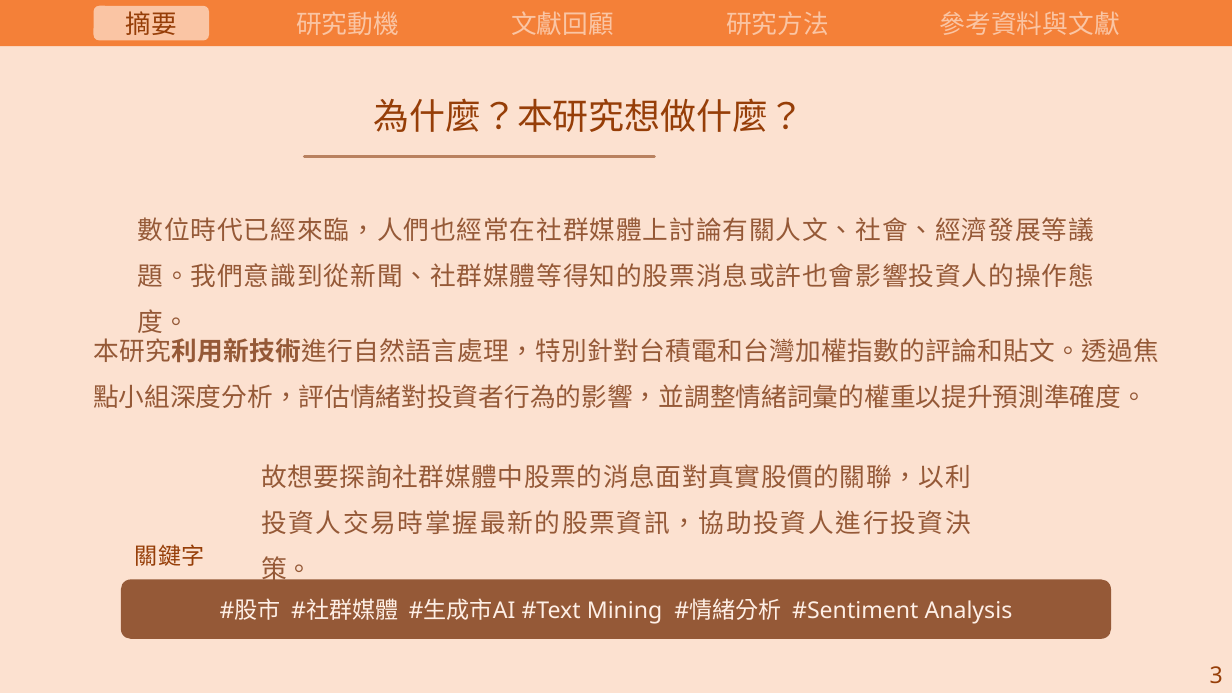
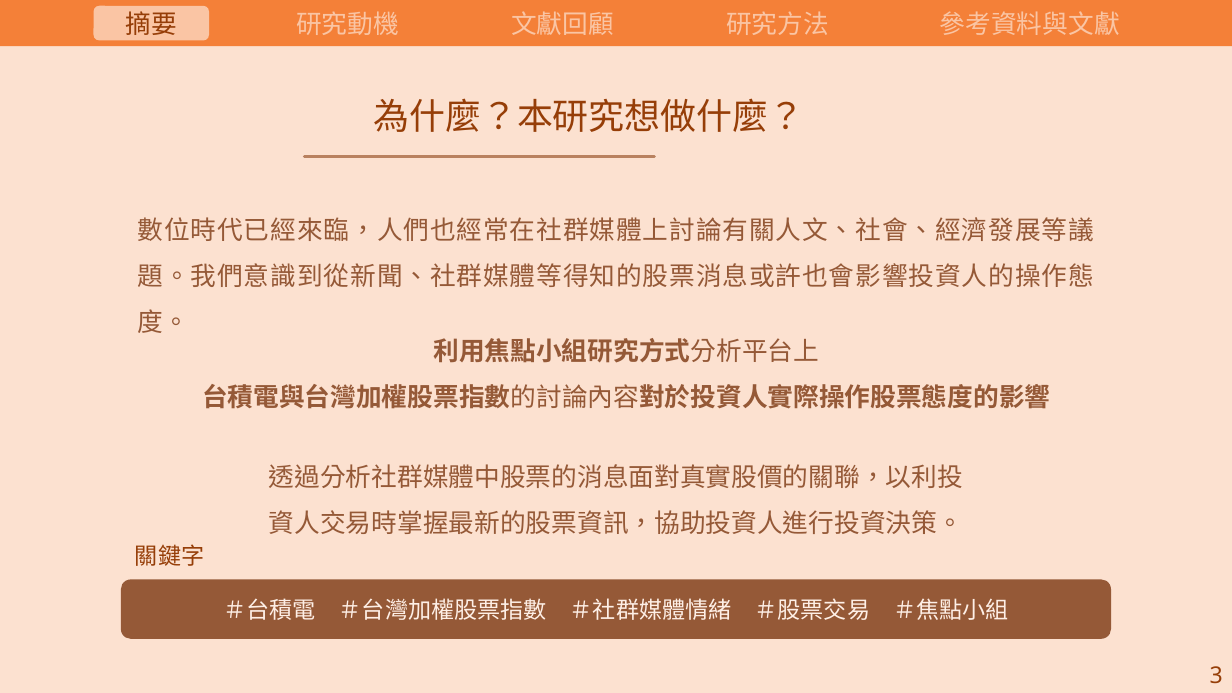
Before and after one commit to carina419/NTUST, a slide deck: slide 4 of 112-2/MI6006701 研究方法/研究方法期末報告.pptx. Drawn at 1232x693 pixels with LibreOffice and Linux fonts; fonts in the diff are those of the drawing. Boxes give left, top, right and bottom in pixels: in the first picture for what was removed or moved away, otherwise in the second. Text is boxed around its words. In the diff, an @@ line names an element or a change of style, - is before the commit and + after.

```diff
--- a/112-2/MI6006701 研究方法/研究方法期末報告.pptx
+++ b/112-2/MI6006701 研究方法/研究方法期末報告.pptx
@@ text at box(202, 338, 1051, 409): text changed; bold on @@
-本研究利用新技術進行自然語言處理，特別針對台積電和台灣加權指數的評論和貼文。透過焦點小組深度分析，評估情緒對投資者行為的影響，並調整情緒詞彙的權重以提升預測準確度。
+利用焦點小組研究方式分析平台上
+台積電與台灣加權股票指數的討論內容對於投資人實際操作股票態度的影響
@@ text at box(269, 464, 963, 534): text changed @@
-故想要探詢社群媒體中股票的消息面對真實股價的關聯，以利投資人交易時掌握最新的股票資訊，協助投資人進行投資決策。
+透過分析社群媒體中股票的消息面對真實股價的關聯，以利投資人交易時掌握最新的股票資訊，協助投資人進行投資決策。
@@ text at box(223, 598, 1008, 620): text changed @@
-#股市 #社群媒體 #生成市AI #Text Mining #情緒分析 #Sentiment Analysis
+＃台積電 ＃台灣加權股票指數 ＃社群媒體情緒 ＃股票交易 ＃焦點小組
```
Also in this commit, not shown: 9 other slides changed, 6 slides added, 17 slides removed, 1 other file.
